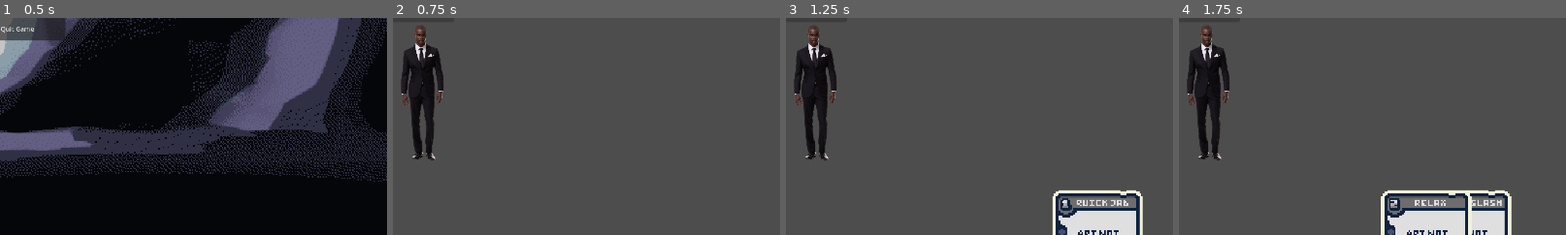
Above: before the commit, frames 1-4 (left to right).
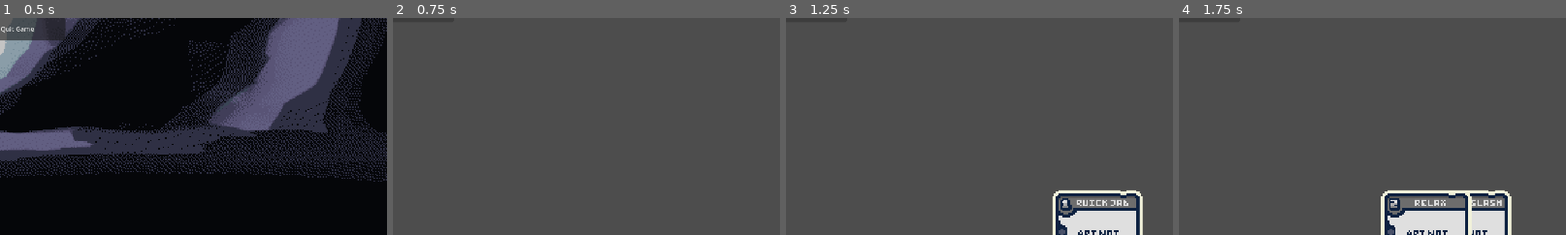
Above: after the commit, the same moments.

Repository: Fredeblok0912/Card_game
Game: Godot game, scene res://menu.tscn
Two runs of this game, one before a commit and one after it. Both use one fixed random seed, a clock stepped at 60 frames per second and the inputs below.
Inputs (mouse positions are % of the whole screen's width and height, from its top left):
- Up to frame 1 (0.5 s): no input
- Up to frame 2 (0.75 s): click (28, 81) at 0.5 s
- Up to frame 3 (1.25 s): no input
- Up to frame 4 (1.75 s): move the mouse to (68, 78) at 1.27 s; hold Up (ui_up) from 1.28 s (still down); click (68, 78) at 1.42 s
The pictures show only the part of the screen within x 28-78%, y 22-72%; the shares and areas given below are measured in that part.

Frame 1 is identical in both runs. In frame 2, 3.7% of the frame differs, in the area x 2-14%, y 3-66%; in frame 3, 3.7%; in frame 4, 3.7%.

Commit message:
Remove unused functions

Diff:
--- a/Gamecode.gd
+++ b/Gamecode.gd
@@ -133,14 +133,6 @@
 		for i in range(card_mult):
 			print(card_name," deals ", played_card_self_damage, " damage to the player")
 
-#func get_hand_center() -> Vector2:
-	#if hand_sprites.is_empty():
-		#return Vector2.ZERO
-#
-	#var first = hand_sprites[0].global_position
-	#var last = hand_sprites[hand_sprites.size() - 1].global_position
-	#return (first + last) / 2
-
 func _input(event):
 	if event.is_action_released("ui_down"):
 		draw_cards(1)
--- a/character.gd
+++ b/character.gd
@@ -23,11 +23,10 @@
 func add_shield(value: int):
 	shield = value
 
-#func move_player():
-	#var center = gamecode.get_hand_center()
-	#sprite.global_position = center + Vector2(-450,-450)
+
 
 
 func _ready():
 	if not sprite and has_node("Sprite2D"):
 		sprite = $Sprite2D
+	sprite.hide()
--- a/game.tscn
+++ b/game.tscn
@@ -6,8 +6,6 @@
 [ext_resource type="Texture2D" uid="uid://dgy4k88yb6bgo" path="res://Art/gamer.png" id="5_hve3p"]
 [ext_resource type="Script" uid="uid://di04a0e3mofuf" path="res://player.gd" id="5_ryrav"]
 [ext_resource type="Script" uid="uid://cmn766he82vbq" path="res://Enemy1.gd" id="6_eow3j"]
-[ext_resource type="Script" uid="uid://c5s5jmgmth824" path="res://Enemy2.gd" id="7_eow3j"]
-[ext_resource type="Script" uid="uid://bkwp530evyem" path="res://Enemy3.gd" id="8_j5wjh"]
 [ext_resource type="Texture2D" uid="uid://klblt1tf7rb0" path="res://Art/Background.png" id="8_vef74"]
 [ext_resource type="Texture2D" uid="uid://b1oej3uky7a3r" path="res://Art/Energi Battery Sprite-Sheet.png" id="9_iotsf"]
 [ext_resource type="Script" uid="uid://ci3kfbyim8dem" path="res://Background animation.gd" id="9_vef74"]
@@ -165,40 +163,21 @@
 fill_mode = 1
 show_percentage = false
 
-[node name="Enemy1" type="Node2D" parent="Character" node_paths=PackedStringArray("sprite", "health_bar")]
+[node name="Enemy" type="Node2D" parent="Character" node_paths=PackedStringArray("sprite", "health_bar")]
 visible = false
 script = ExtResource("6_eow3j")
 sprite = NodePath("Sprite2D")
 health_bar = NodePath("ProgressBar")
 
-[node name="Sprite2D" type="Sprite2D" parent="Character/Enemy1"]
-
-[node name="ProgressBar" type="ProgressBar" parent="Character/Enemy1"]
+[node name="Sprite2D" type="Sprite2D" parent="Character/Enemy"]
+
+[node name="ProgressBar" type="ProgressBar" parent="Character/Enemy"]
 offset_right = 4.0
 offset_bottom = 27.0
 
-[node name="Enemy2" type="Node2D" parent="Character" node_paths=PackedStringArray("sprite")]
-visible = false
-script = ExtResource("7_eow3j")
-sprite = NodePath("Sprite2D")
-
-[node name="Sprite2D" type="Sprite2D" parent="Character/Enemy2"]
-
-[node name="ProgressBar" type="ProgressBar" parent="Character/Enemy2"]
-offset_right = 4.0
-offset_bottom = 27.0
-
-[node name="Enemy3" type="Node2D" parent="Character" node_paths=PackedStringArray("sprite")]
-visible = false
-script = ExtResource("8_j5wjh")
-sprite = NodePath("Sprite2D")
-
-[node name="Sprite2D" type="Sprite2D" parent="Character/Enemy3"]
-
-[node name="ProgressBar" type="ProgressBar" parent="Character/Enemy3"]
-offset_top = -95.0
-offset_right = 4.0
-offset_bottom = 27.0
+[node name="Sprite2D2" type="Sprite2D" parent="Character/Enemy"]
+
+[node name="Sprite2D3" type="Sprite2D" parent="Character/Enemy"]
 
 [node name="Animated Sprites" type="Node" parent="."]
 
Not shown: 1 places in game.tscn that only renumber resources
